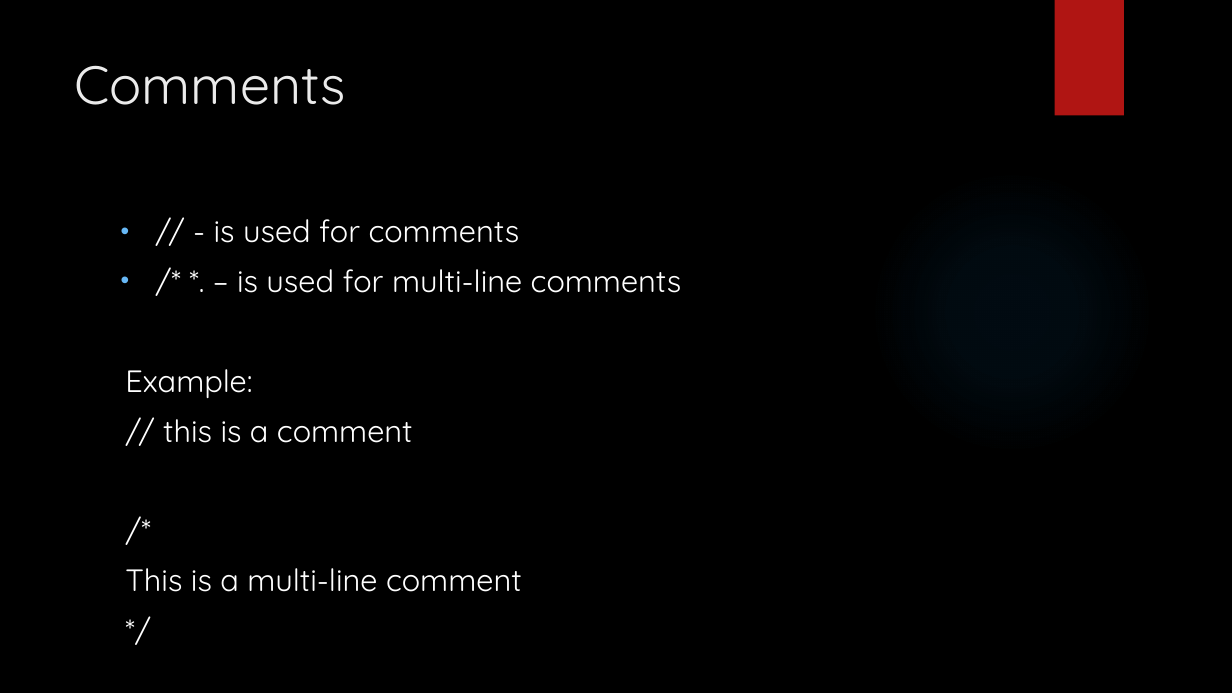
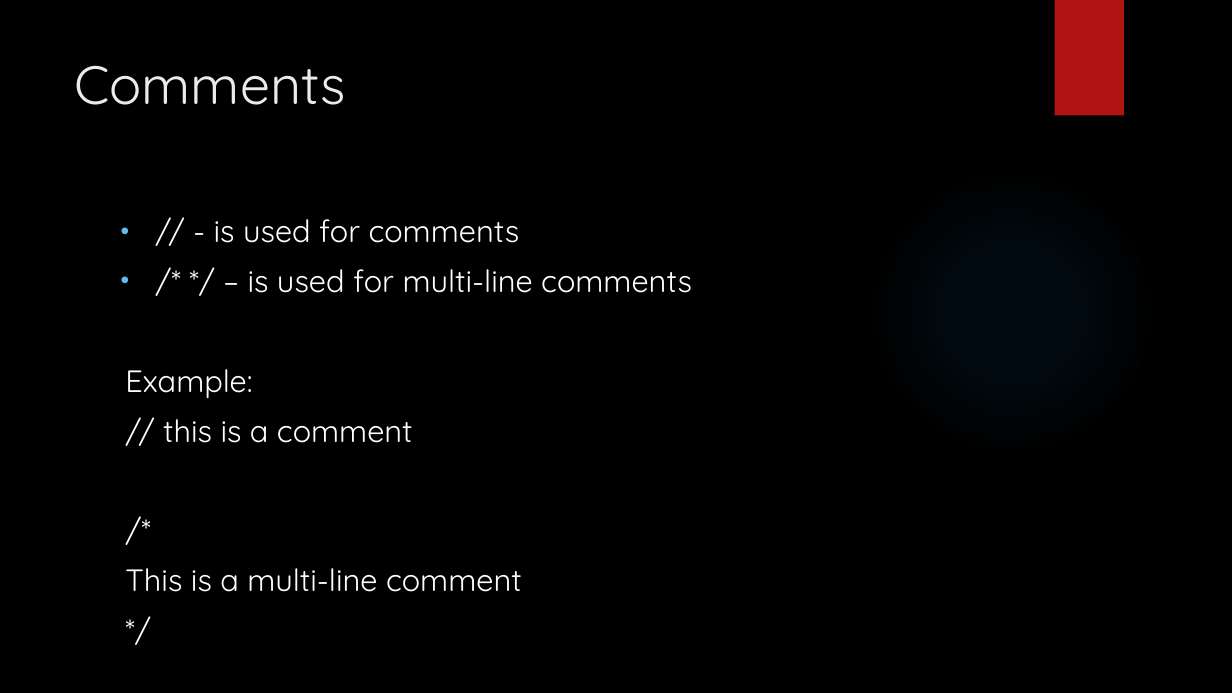
Before and after one commit to LogolsLLC/Logols-May2018, a slide deck: slide 4 of Slides/06_JavaScriptTypescript_TrainingPlan.pptx. Drawn at 1232x693 pixels with LibreOffice and Linux fonts; fonts in the diff are those of the drawing; background and template pictures are left out. Boxes give left, top, right and bottom in pixels: in the first picture for what was removed or moved away, otherwise in the second. Text is boxed around its words. In the diff, an @@ line names an element or a change of style, - is before the commit and + after.

```diff
--- a/Slides/06_JavaScriptTypescript_TrainingPlan.pptx
+++ b/Slides/06_JavaScriptTypescript_TrainingPlan.pptx
@@ text at bbox=[248, 269, 692, 293]: text changed @@
-• /* *. – is used for multi-line comments
+• /* */ – is used for multi-line comments
```
Also in this commit, not shown: 6 other slides changed, 9 other files.
